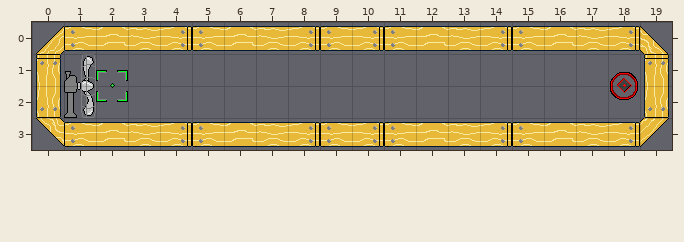
An edit to a level. Tiled map, android/assets/maps/level0.tmx. The picture above is the old version.
Cells are 32x32 px. Shown: x 0..19, y 0..3.
Once edited:
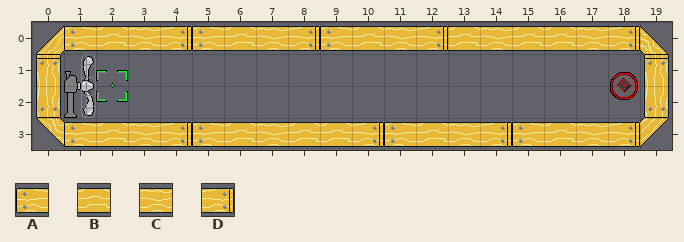
Key: from "basic": A 21, B 22, C 23, D 24.
_ is an empty cell, . an unchanged one.
What changed:
--- layer "foreground"
@@ x 10..15 @@
-0 DABCDA
+0 BCDBCB
@@ x 8..9 @@
-3 DA
+3 BB
